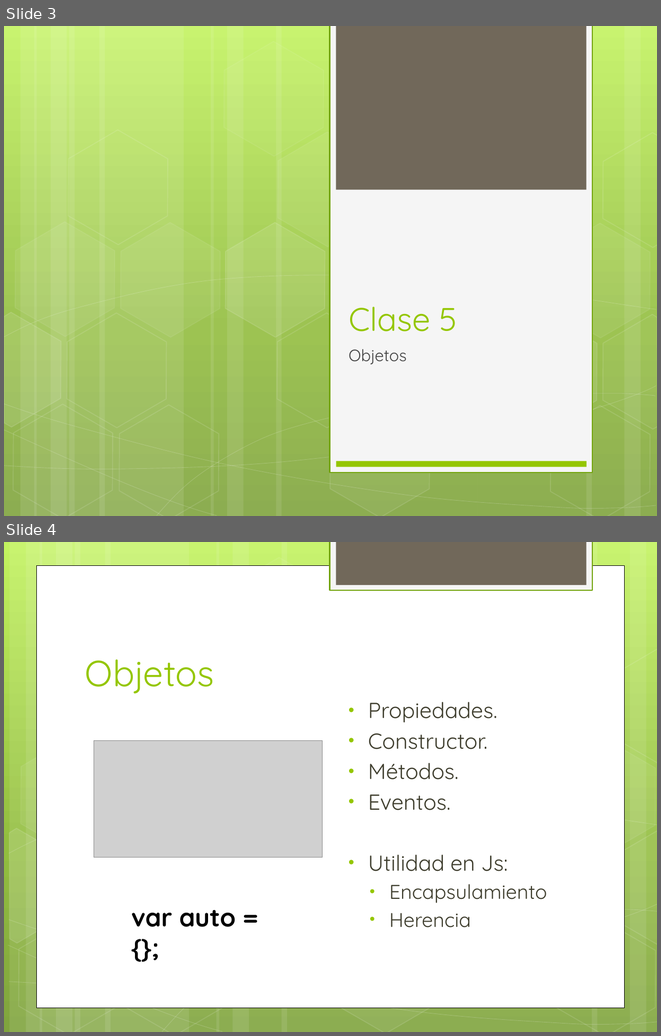
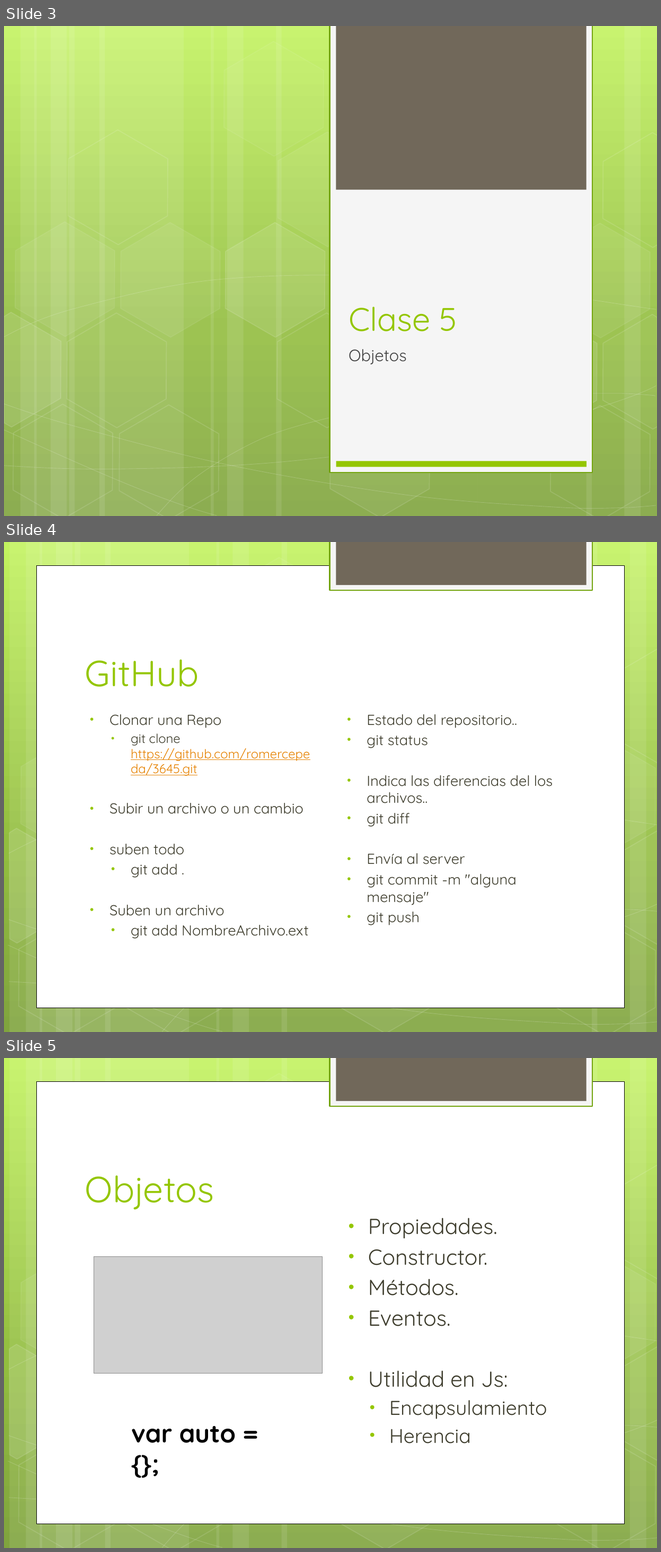
Before and after one commit to romercepeda/3645, a slide deck: clase5-6.pptx. Shown one above the other, each under a label of ours: slides 3 and 4 before the commit, slides 3, 4 and 5 after it. The pictures are 661x1036 and 661x1552 pixels, drawn with LibreOffice and Linux fonts; fonts in the diff are those of the drawing; grey boxes stand for pictures. Boxes give left, top, right and bottom in pixels: in the first picture for what was removed or moved away, otherwise in the second. Text is boxed around its words. In the diff, an @@ line names an element or a change of style, - is before the commit and + after.

```diff
--- a/clase5-6.pptx
+++ b/clase5-6.pptx
@@ slide 4 added at box(4, 542, 657, 1032), background gradient #C3F35F to #93BF3F to #81A53E; not listed: 31 template elements that a slide beside it also shows @@
@@ title added at box(85, 659, 199, 687), 40 pt, text #94C600 @@
+GitHub
@@ text added at box(109, 714, 310, 938), 16 pt, text #3E3D2D @@
+• Clonar una Repo
+  • git clone https://github.com/romercepeda/3645.git
+• Subir un archivo o un cambio
+• suben todo
+  • git add .
+• Suben un archivo
+  • git add NombreArchivo.ext
@@ text added at box(367, 714, 553, 925), 16 pt, text #3E3D2D @@
+• Estado del repositorio..
+• git status
+• Indica las diferencias del los archivos..
+• git diff
+• Envía al server
+• git commit -m "alguna mensaje"
+• git push
@@ what was slide 4 is now slide 5 @@
```
Also in this commit, not shown: 1 other file.
